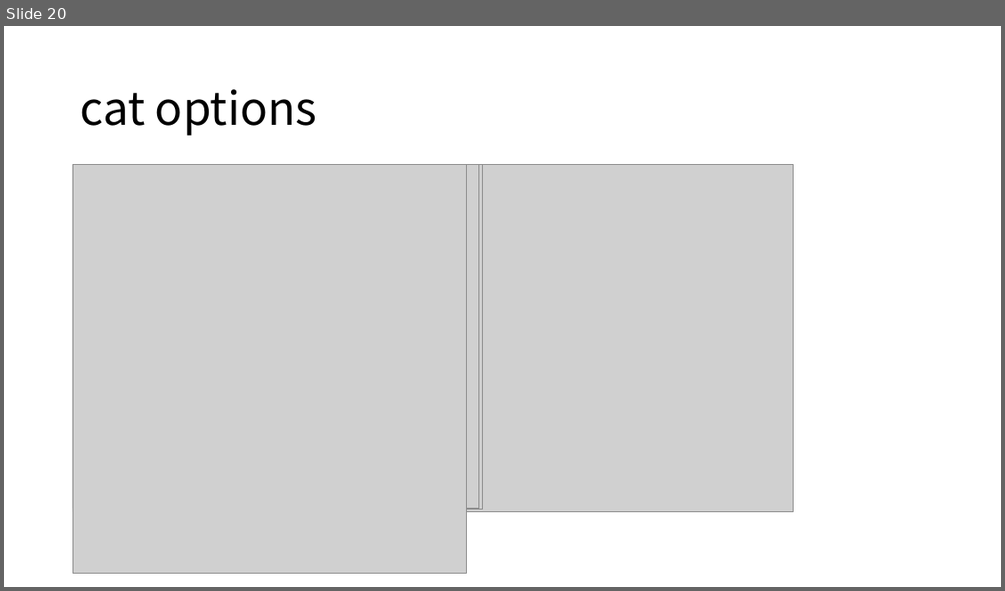
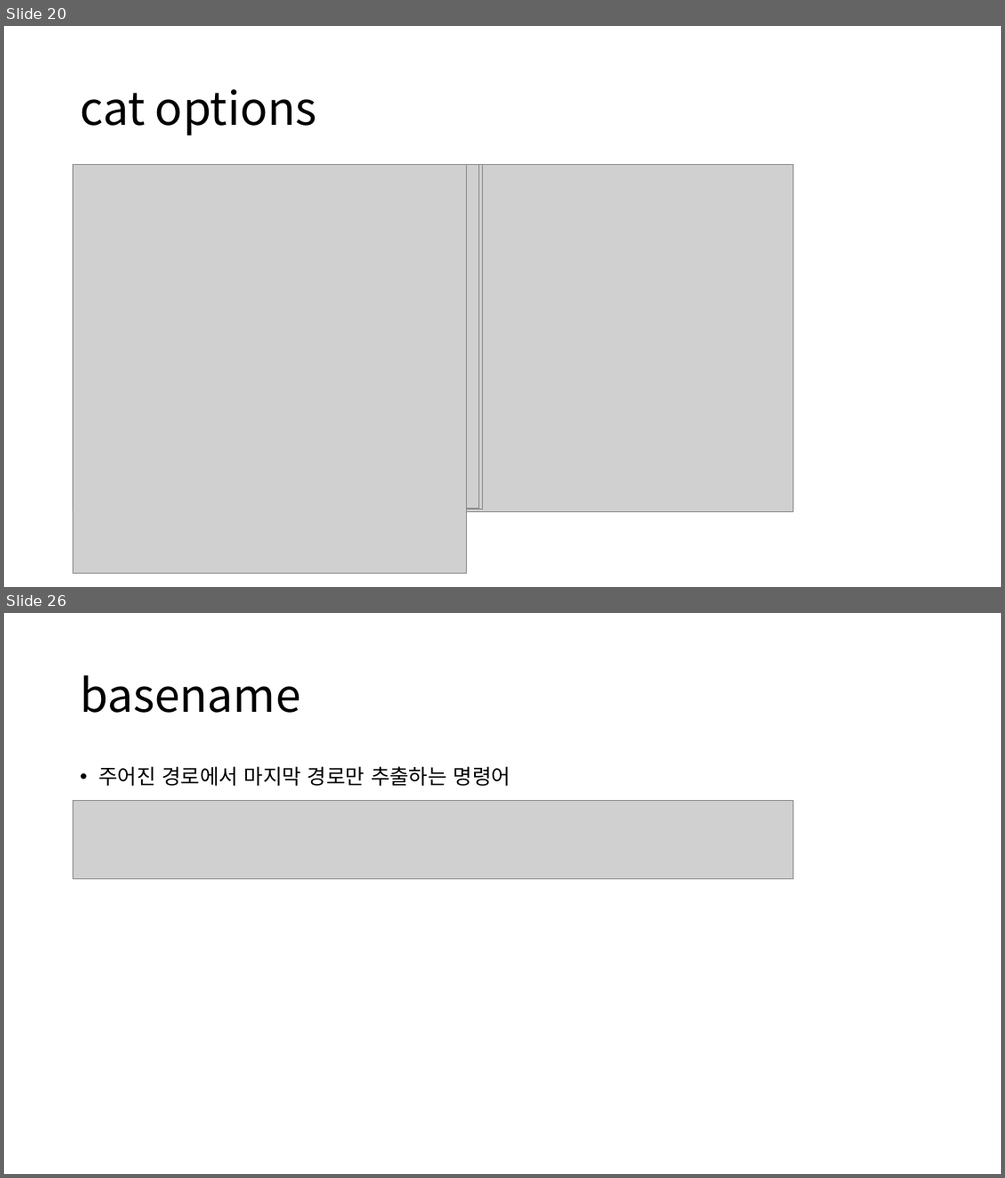
Before and after one commit to alscjf1329/SysP_3-1, a slide deck: Sys_final/SysP 기말.pptx. Shown one above the other, each under a label of ours: slide 20 before the commit, slides 20 and 26 after it; the slides between them are not shown. The pictures are 1005x591 and 1005x1178 pixels, drawn with LibreOffice and Linux fonts; fonts in the diff are those of the drawing; grey boxes stand for pictures. Boxes give left, top, right and bottom in pixels: in the first picture for what was removed or moved away, otherwise in the second. Text is boxed around its words. In the diff, an @@ line names an element or a change of style, - is before the commit and + after.

```diff
--- a/Sys_final/SysP 기말.pptx
+++ b/Sys_final/SysP 기말.pptx
@@ slide 26 added at (4, 613, 1001, 1174), background #FFFFFF @@
@@ title added at (80, 675, 300, 713), 44 pt, text #000000 @@
+basename
@@ text added at (98, 766, 510, 786), 20 pt, text #000000 @@
+• 주어진 경로에서 마지막 경로만 추출하는 명령어
@@ picture added at (73, 801, 793, 878) @@
```
Also in this commit, not shown: 3 slides changed, 20 other slides added, 6 other files.
